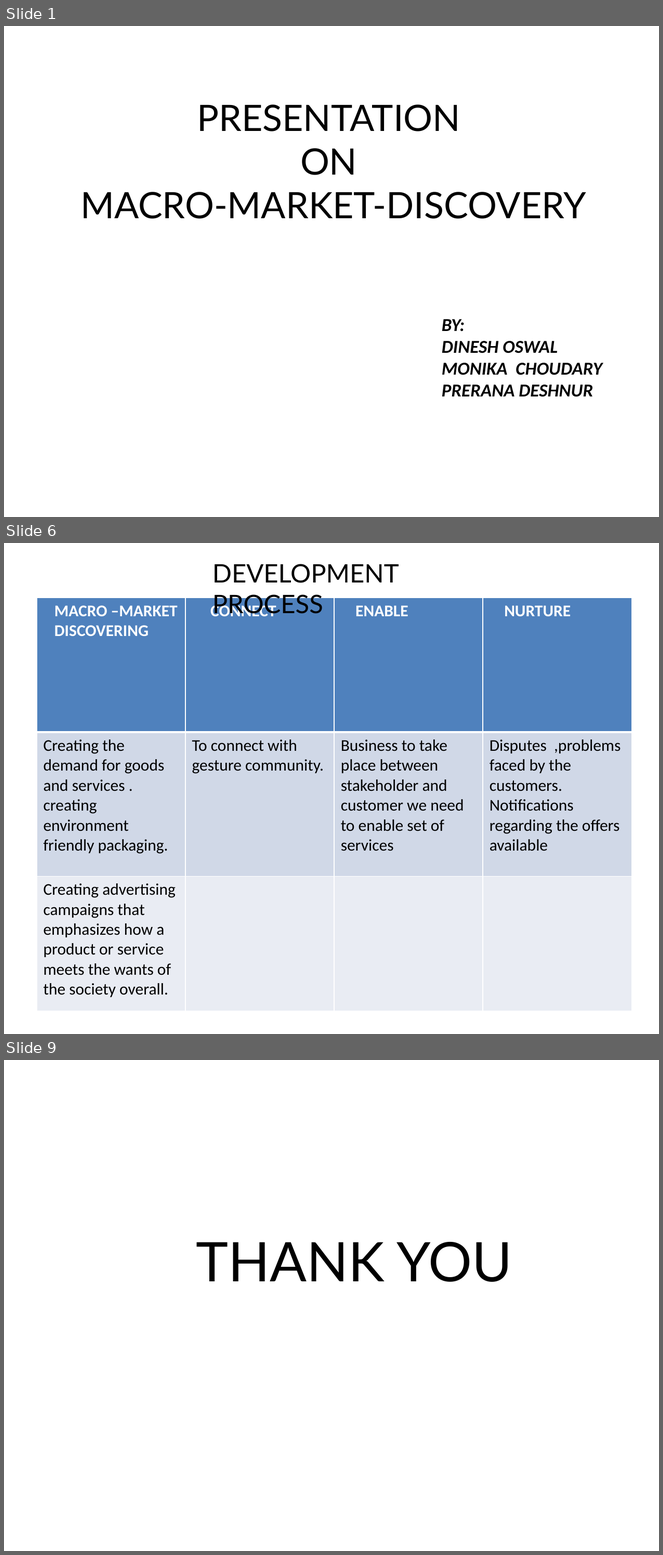
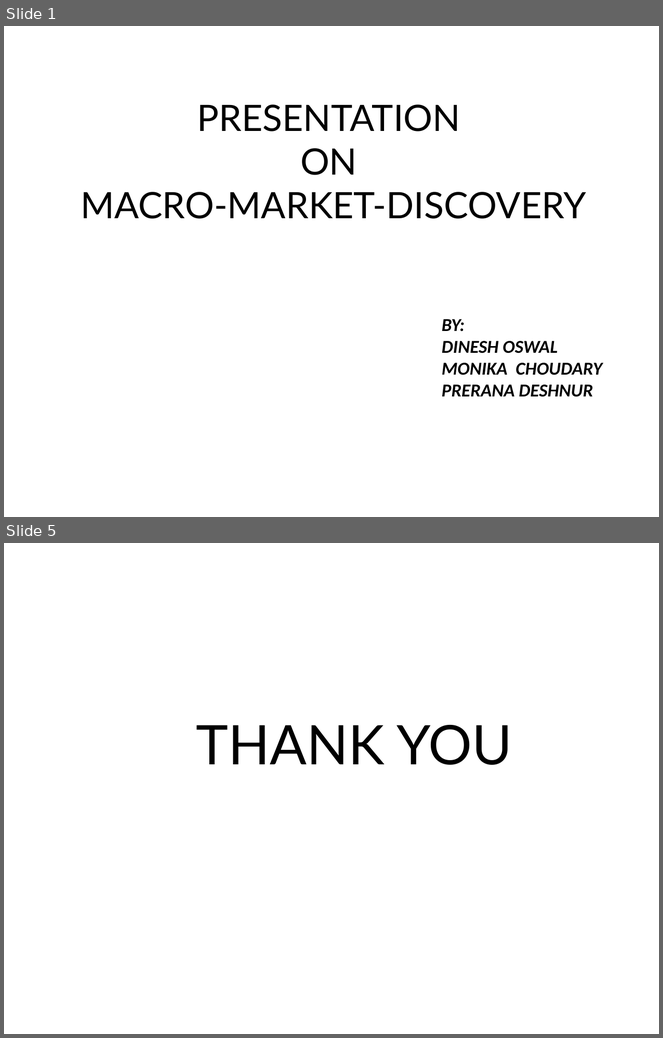
Before and after one commit to dineshoswal333/Playground, a slide deck: finalproject/team1/Macromarketdiscovery/debriefingppt/Team1_Macromarketdiscovery_Dinesh_Presentation.pptx. Shown one above the other, each under a label of ours: slides 1, 6 and 9 before the commit, slides 1 and 5 after it; the slides between them are not shown. The pictures are 663x1555 and 663x1038 pixels, drawn with LibreOffice and Linux fonts; fonts in the diff are those of the drawing. Boxes give left, top, right and bottom in pixels: in the first picture for what was removed or moved away, otherwise in the second. Text is boxed around its words. In the diff, an @@ line names an element or a change of style, - is before the commit and + after.

```diff
--- a/finalproject/team1/Macromarketdiscovery/debriefingppt/Team1_Macromarketdiscovery_Dinesh_Presentation.pptx
+++ b/finalproject/team1/Macromarketdiscovery/debriefingppt/Team1_Macromarketdiscovery_Dinesh_Presentation.pptx
@@ slide 6 removed at [4, 543, 659, 1034], background #FFFFFF @@
@@ text removed at [213, 564, 399, 616] @@
-DEVELOPMENT PROCESS
@@ table removed at [37, 598, 632, 1011], 3 rows, 4 columns @@
-MACRO –MARKET / DISCOVERING | CONNECT | ENABLE | NURTURE
-Creating the demand for goods and services . creating environment friendly packaging. | To connect with gesture community. | Business to take place between stakeholder and customer we need to enable set of services | Disputes ,problems faced by the customers. / Notifications regarding the offers available
-Creating advertising campaigns that emphasizes how a product or service meets the wants of the society overall. |  |  | 
@@ what was slide 9 is now slide 5 @@
```
Also in this commit, not shown: 3 slides added, 6 other slides removed, 38 other files.
